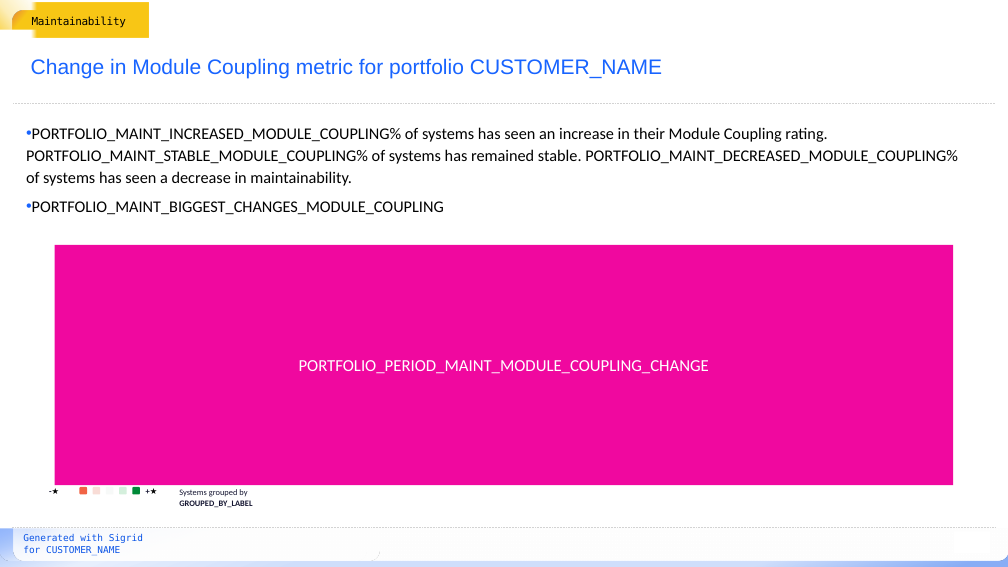
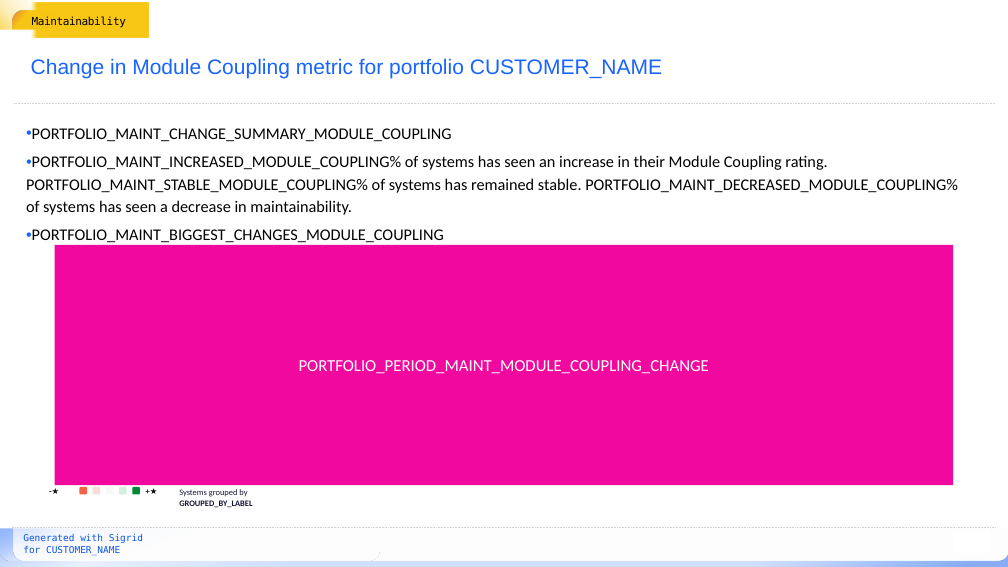
Before and after one commit to Software-Improvement-Group/sigrid-report-generator, a slide deck: slide 12 of src/report_generator/presets/templates/portfolio-metrics.pptx. Drawn at 1008x567 pixels with LibreOffice and Linux fonts; fonts in the diff are those of the drawing; background and template pictures are left out. Boxes give left, top, right and bottom in pixels: in the first picture for what was removed or moved away, otherwise in the second. Text is boxed around its words. In the diff, an @@ line names an element or a change of style, - is before the commit and + after.

```diff
--- a/src/report_generator/presets/templates/portfolio-metrics.pptx
+++ b/src/report_generator/presets/templates/portfolio-metrics.pptx
@@ text at [32,128,452,142]: paragraph added @@
+• PORTFOLIO_MAINT_CHANGE_SUMMARY_MODULE_COUPLING
```
Also in this commit, not shown: 6 other slides changed, 9 other files.
